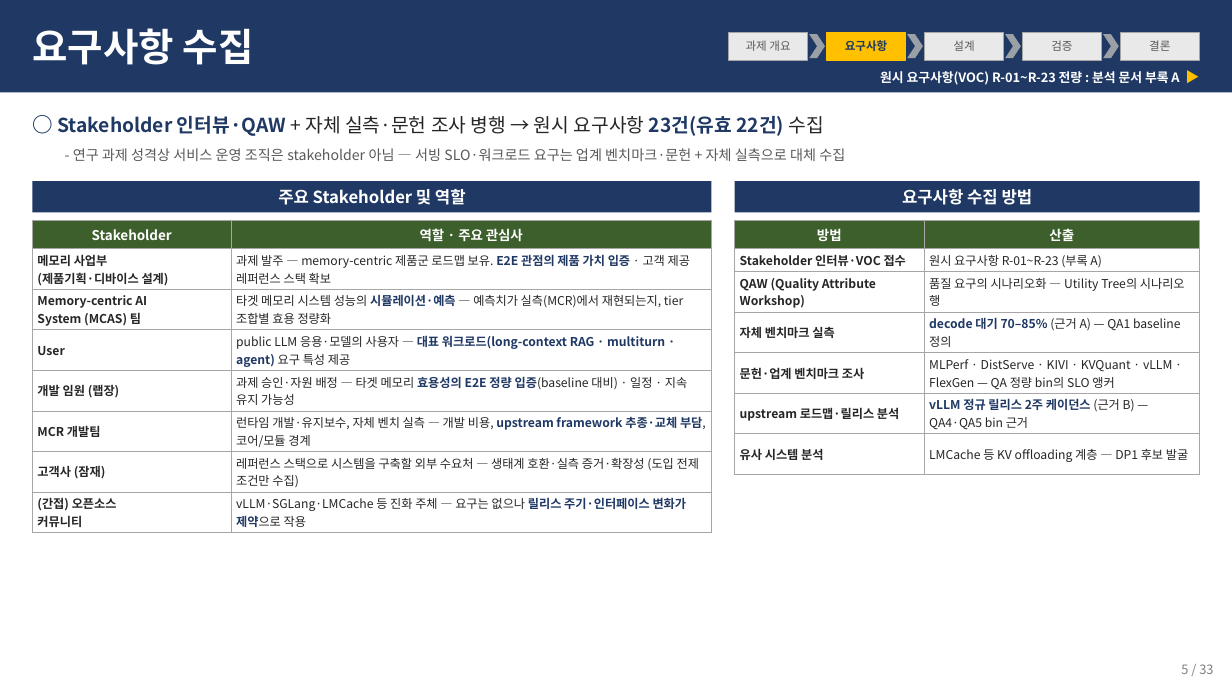
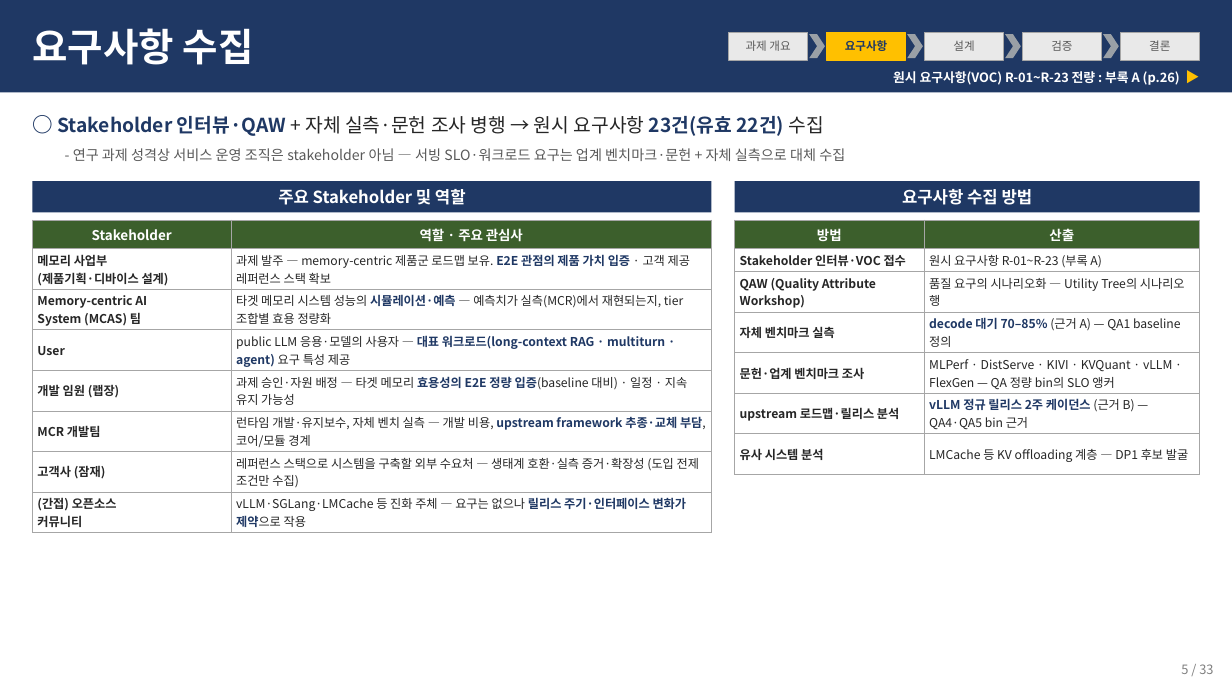
Before and after one commit to mkim0628/architect, a slide deck: slide 1 of docs/mcr_req_deck.pptx. Drawn at 1232x693 pixels with LibreOffice and Linux fonts; fonts in the diff are those of the drawing. Boxes give left, top, right and bottom in pixels: in the first picture for what was removed or moved away, otherwise in the second. Text is boxed around its words. In the diff, an @@ line names an element or a change of style, - is before the commit and + after.

```diff
--- a/docs/mcr_req_deck.pptx
+++ b/docs/mcr_req_deck.pptx
@@ text at (893,71,1180,85): text changed @@
-원시 요구사항(VOC) R-01~R-23 전량 : 분석 문서 부록 A ▶
+원시 요구사항(VOC) R-01~R-23 전량 : 부록 A (p.26) ▶
```
Also in this commit, not shown: 3 other slides changed, 8 slides added, 1 other file.
